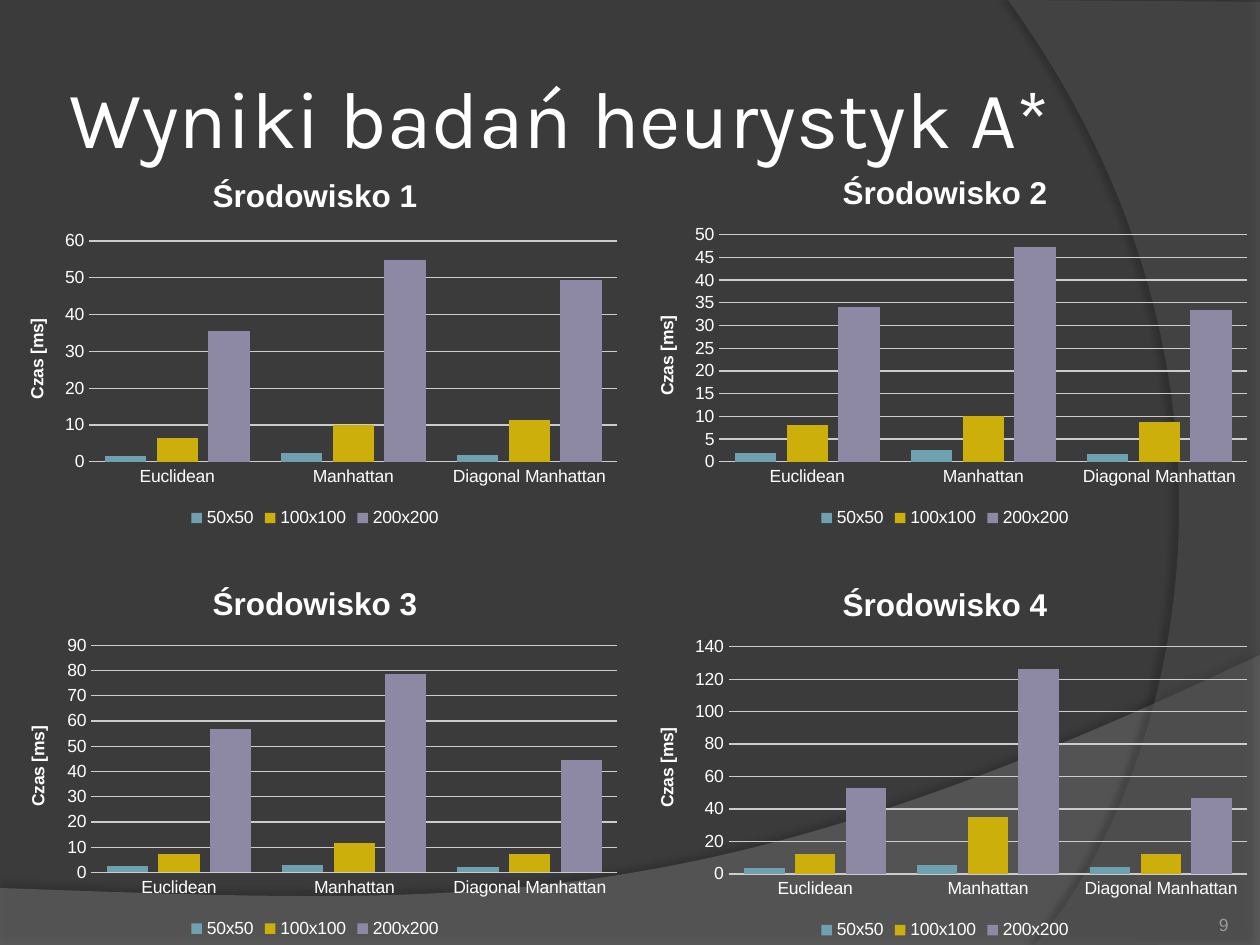
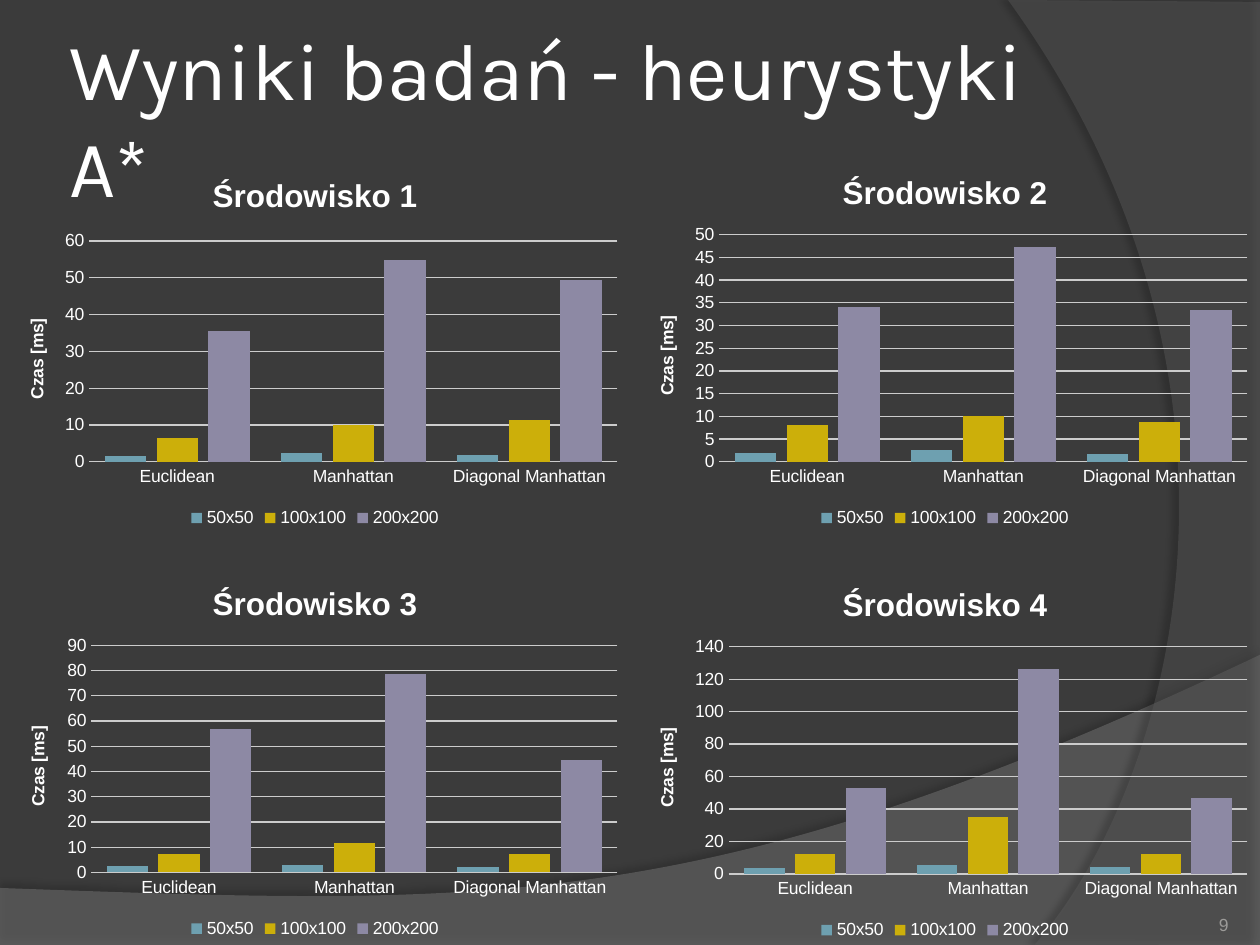
Before and after one commit to sskullgra/Character-Navigation, a slide deck: slide 9 of Nawigacja w grach komputerowych.pptx. Drawn at 1260x945 pixels with LibreOffice and Linux fonts; fonts in the diff are those of the drawing. Boxes give left, top, right and bottom in pixels: in the first picture for what was removed or moved away, otherwise in the second. Text is boxed around its words. In the diff, an @@ line names an element or a change of style, - is before the commit and + after.

Commit message:
zmiany - ostanie push po obronie

```diff
--- a/Nawigacja w grach komputerowych.pptx
+++ b/Nawigacja w grach komputerowych.pptx
@@ title at box(69, 38, 1022, 197): text changed @@
-Wyniki badań heurystyk A*
+Wyniki badań - heurystyki A*
```
